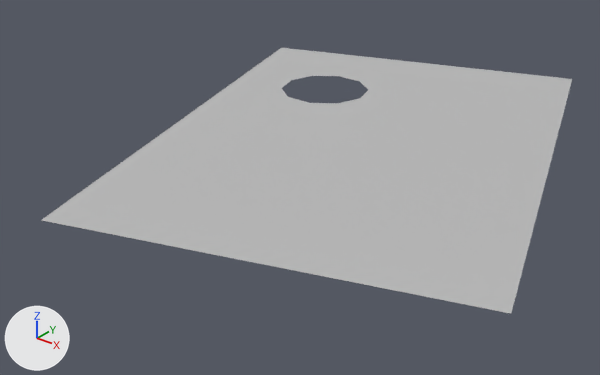
Renders of the FBX model Assets/Model/New Props/Sewer/EntryandPumpRoom/RangedEntry_Floor.fbx from each side of a commit.
Camera for both pictures: a 50 mm lens placed at (77.71, -1.12, -11.02), pointed at (65.28, 14.42, -20.65). The lights are fixed; the arrows at lower left show +X, +Y and +Z. The first picture is the older version. Where no turn or scale is listed for an object, it has been applied to the vertices.

The first picture shows 'Ranged_Start_F'.
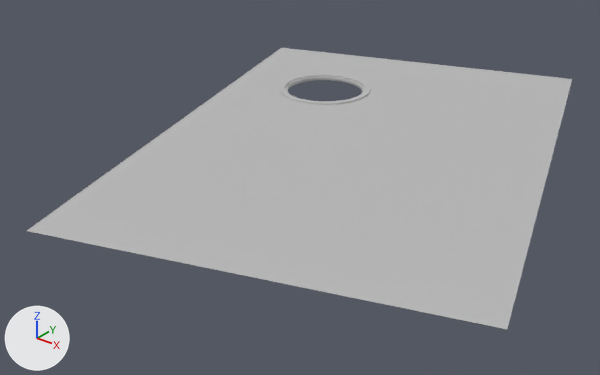
The newer file is also turned or shifted as a whole; pictures and numbers use the older file's frame.

What differs and where, as boxes (x1, y1, x2, y2) in the pictures (600 x 375 px; the box of a moved part takes in the faces that stretch with it):
```json
{"object": "Ranged_Start_F", "change": "reshaped", "before": [42, 48, 572, 314], "after": [27, 48, 572, 329]}
{"object": "pCylinder179", "change": "added", "after": [279, 73, 371, 105]}
{"object": "pCylinder180", "change": "added", "after": [285, 76, 365, 95]}
{"part": 1, "of": "me_mesh", "change": "moved or reshaped", "before": [42, 170, 530, 314], "after": [27, 170, 530, 329]}
```

Scene script edits in JSON lines:
```json
{"op": "add", "block": "mat_ranged_fall_mtr", "code": ["mat_ranged_fall_mtr = principled_material('Ranged_Fall_mtr')", "mat_ranged_fall_mtr.base_color = (0.5, 0.5, 0.5)  # grey #bcbcbc"]}
{"block": "me_mesh", "where": "# used by ob_ranged_start_f; location = (66.0, 16.0, -19.5)"}
{"op": "remove", "block": "me_mesh", "code": "me_mesh.from_pydata(...)  # 91 vertices, 72 faces; spans x -6.9..6.9, y -8.2..8.2, z 0.0"}
{"op": "add", "block": "me_mesh", "code": "me_mesh.from_pydata(...)  # 91 vertices, 72 faces; spans x -6.9..7.1, y -8.7..8.2, z 0.0"}
{"block": "me_mesh", "change": "me_mesh part 1: all 9 vertices in x -2.6..6.9, y -8.2..-5.1, z 0.0 are moved by (0.2, -0.5, 0.0)"}
{"op": "add", "block": "me_mesh_001", "code": ["me_mesh_001 = bpy.data.meshes.new('Mesh.001')", "me_mesh_001.from_pydata(...)  # 120 vertices, 120 faces; spans x 2.61..5.22, y -3.92..-1.31, z -0.11..0.0", "me_mesh_001.materials.append(mat_ranged_fall_mtr)  # grey #bcbcbc"]}
{"op": "add", "block": "me_mesh_002", "code": ["me_mesh_002 = bpy.data.meshes.new('Mesh.002')", "me_mesh_002.from_pydata(...)  # 120 vertices, 120 faces; spans x 2.5..5.34, y -4.03..-1.2, z 0.0..0.05", "me_mesh_002.materials.append(mat_ranged_fall_mtr)  # grey #bcbcbc"]}
{"op": "add", "block": "ob_pcylinder180", "code": ["ob_pcylinder180 = bpy.data.objects.new('pCylinder180', me_mesh_001)", "ob_pcylinder180.location = (59.08, 21.11, -19.5)"]}
{"op": "add", "block": "ob_pcylinder179", "code": ["ob_pcylinder179 = bpy.data.objects.new('pCylinder179', me_mesh_002)", "ob_pcylinder179.location = (59.08, 21.11, -19.5)"]}
```
